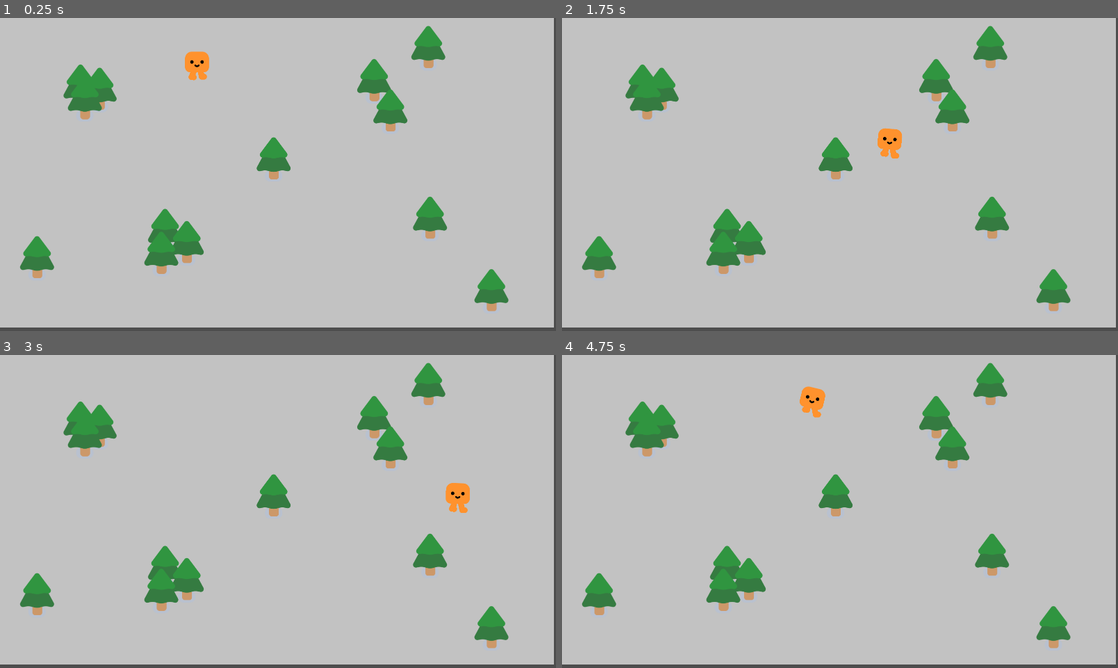
Above: before the commit, frames 1-4 (two rows, left to right).
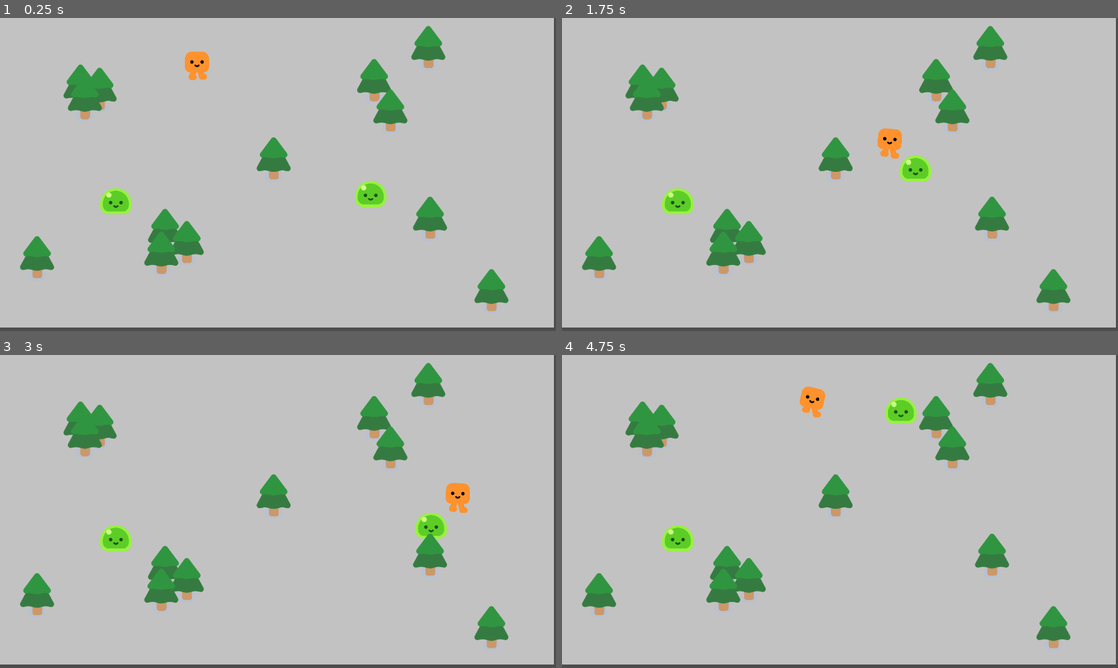
Above: after the commit, the same moments.

Repository: Arfitale/Vampire-2D-Shooter
Game: Godot game, scene res://game.tscn
Same seed, same stepped clock (60 frames per second), same inputs: the game is played once before the commit and once after it.
Inputs:
- Up to frame 1 (0.25 s): no input
- Up to frame 2 (1.75 s): tap Enter at 0.5 s; hold D (move_right) 0.53-1.28 s; hold S (move_down) from 1.28 s (still down)
- Up to frame 3 (3 s): release S (move_down) at 2.03 s; hold D (move_right) 2.03-2.78 s; hold W (move_up) from 2.78 s (still down)
- Up to frame 4 (4.75 s): release W (move_up) at 3.53 s; hold A (move_left) from 3.53 s (still down)

The runs differ from the first frame. In frame 1, 0.8% of the frame differs, in the area x 18-70%, y 52-63%; in frame 2, 0.8%; in frame 3, 0.8%; in frame 4, 0.8%, in the area x 18-64%, y 13-63%.

Commit message:
add slime mobs and mobs can chase player

Diff:
--- /dev/null
+++ b/characters/mobs.gd
@@ -0,0 +1,26 @@
+extends CharacterBody2D
+
+var player: Node2D
+
+@export var movement_speed := 400.0
+
+func _physics_process(delta: float) -> void:
+	if player:
+		_chase_player()
+	else:
+		velocity = Vector2.ZERO
+
+	move_and_slide()
+
+func _chase_player() -> void:
+	var player_direction = global_position.direction_to(player.global_position)
+	var distance = global_position.distance_to(player.global_position)
+	print(distance)
+	velocity = player_direction * movement_speed
+
+func _on_player_detection_body_entered(body: Node2D) -> void:
+	if body.is_in_group("Player"):
+		player = body
+
+func _on_player_detection_body_exited(body: Node2D) -> void:
+	player = null
--- /dev/null
+++ b/characters/mobs.tscn
@@ -0,0 +1,34 @@
+[gd_scene load_steps=5 format=3 uid="uid://bhl0sa1l6j18k"]
+
+[ext_resource type="PackedScene" uid="uid://ogik4s70pgwl" path="res://characters/slime/slime.tscn" id="1_fiymj"]
+[ext_resource type="Script" uid="uid://4guvpradb61k" path="res://characters/mobs.gd" id="1_hyx61"]
+
+[sub_resource type="CircleShape2D" id="CircleShape2D_hyx61"]
+radius = 28.442924
+
+[sub_resource type="CircleShape2D" id="CircleShape2D_bps13"]
+radius = 350.1271
+
+[node name="Mobs" type="CharacterBody2D"]
+position = Vector2(-1, 1)
+collision_layer = 4
+collision_mask = 5
+script = ExtResource("1_hyx61")
+
+[node name="Slime" parent="." instance=ExtResource("1_fiymj")]
+
+[node name="CollisionShape2D" type="CollisionShape2D" parent="."]
+visible = false
+position = Vector2(0, -20)
+shape = SubResource("CircleShape2D_hyx61")
+
+[node name="PlayerDetection" type="Area2D" parent="."]
+collision_layer = 8
+collision_mask = 2
+
+[node name="CollisionShape2D" type="CollisionShape2D" parent="PlayerDetection"]
+shape = SubResource("CircleShape2D_bps13")
+debug_color = Color(0.96349794, 0.11154079, 0.40094, 0.41960785)
+
+[connection signal="body_entered" from="PlayerDetection" to="." method="_on_player_detection_body_entered"]
+[connection signal="body_exited" from="PlayerDetection" to="." method="_on_player_detection_body_exited"]
--- a/characters/player.tscn
+++ b/characters/player.tscn
@@ -6,7 +6,8 @@
 [sub_resource type="CircleShape2D" id="CircleShape2D_3eadt"]
 radius = 26.0
 
-[node name="Player" type="CharacterBody2D"]
+[node name="Player" type="CharacterBody2D" groups=["Player"]]
+collision_layer = 2
 script = ExtResource("1_3eadt")
 
 [node name="HappyBoo" parent="." instance=ExtResource("1_dnjla")]
--- a/game.tscn
+++ b/game.tscn
@@ -1,7 +1,8 @@
-[gd_scene load_steps=3 format=3 uid="uid://b3u84076due2"]
+[gd_scene load_steps=4 format=3 uid="uid://b3u84076due2"]
 
 [ext_resource type="PackedScene" uid="uid://c5ox08yiwsfuw" path="res://characters/player.tscn" id="1_80nbo"]
 [ext_resource type="PackedScene" uid="uid://ce11bxhiyk7y8" path="res://trees/pine_tree.tscn" id="2_e2o6t"]
+[ext_resource type="PackedScene" uid="uid://bhl0sa1l6j18k" path="res://characters/mobs.tscn" id="3_feb5d"]
 
 [node name="Game" type="Node2D"]
 y_sort_enabled = true
@@ -52,3 +53,9 @@
 
 [node name="PineTree13" parent="." instance=ExtResource("2_e2o6t")]
 position = Vector2(127, 873)
+
+[node name="Mobs" parent="." instance=ExtResource("3_feb5d")]
+position = Vector2(1280, 643)
+
+[node name="Mobs2" parent="." instance=ExtResource("3_feb5d")]
+position = Vector2(400, 668)
--- a/project.godot
+++ b/project.godot
@@ -93,6 +93,10 @@
 
 enabled=PackedStringArray("res://addons/colorpicker_presets/plugin.cfg")
 
+[global_group]
+
+Player=""
+
 [input]
 
 move_left={
@@ -122,7 +126,11 @@
 
 [layer_names]
 
+2d_physics/layer_1="World"
+2d_physics/layer_2="Player"
 3d_physics/layer_2="player"
+2d_physics/layer_3="Mobs"
+2d_physics/layer_4="MobsAreaDetection"
 
 [rendering]
 
Not shown, added: characters/mobs.gd.uid
